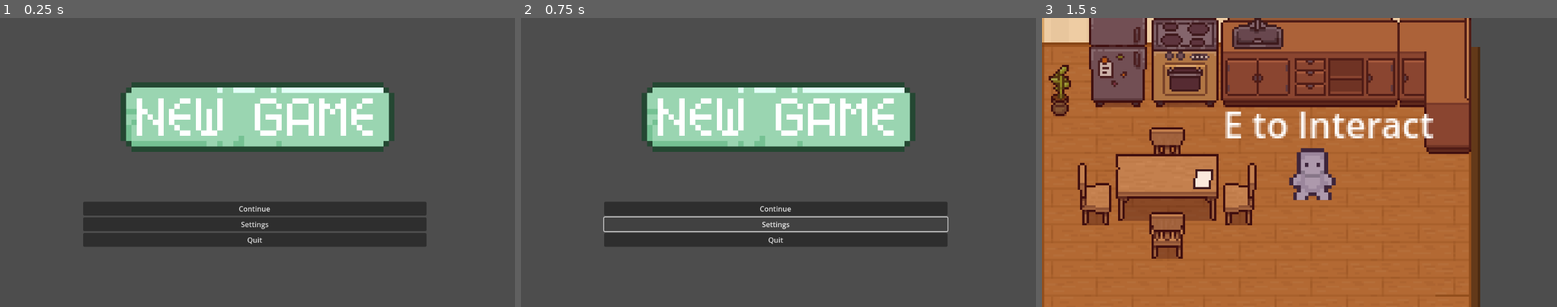
Above: before the commit, frames 1-3 (left to right).
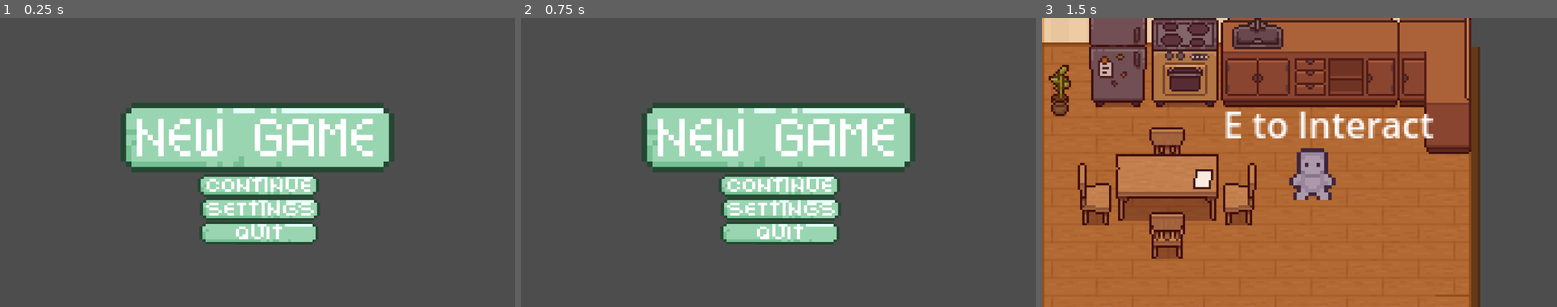
Above: after the commit, the same moments.

Repository: dddddakari/purgency
Game: Godot game, scene res://menus/start_screen.tscn
Same seed, same stepped clock (60 frames per second), same inputs: the game is played once before the commit and once after it.
Inputs (mouse positions are in pixels of both pictures, inside the frame that each line leads up to; where the layout moved, square brackets give the same spot in the first picture):
- Up to frame 1 (0.25 s): no input
- Up to frame 2 (0.75 s): click (773, 223) at 0.5 s
- Up to frame 3 (1.5 s): click (1294, 133) [1294, 113] at 1.25 s

The runs differ from the first frame. In frame 1, 24% of the frame differs, in the area x 16-83%, y 22-80%; in frame 2, 22%; in frame 3, nothing differs.

Commit message:
Buttons!!

Diff:
--- a/purgency-/menus/start_screen.tscn
+++ b/purgency-/menus/start_screen.tscn
@@ -1,7 +1,10 @@
-[gd_scene load_steps=3 format=3 uid="uid://dd8tq5378pqb1"]
+[gd_scene load_steps=6 format=3 uid="uid://dd8tq5378pqb1"]
 
 [ext_resource type="Script" uid="uid://ct7w1r5k4orfn" path="res://menus/start_screen.gd" id="1_cdxmd"]
-[ext_resource type="Texture2D" uid="uid://d24ci1skwk6n2" path="res://assets/IMG_0537.PNG" id="2_lumme"]
+[ext_resource type="Texture2D" uid="uid://d24ci1skwk6n2" path="res://assets/button/IMG_0537.PNG" id="2_lumme"]
+[ext_resource type="Texture2D" uid="uid://bjo7su05273pd" path="res://assets/button/CONTINUE.PNG" id="3_l3mcm"]
+[ext_resource type="Texture2D" uid="uid://c6td31vir28kn" path="res://assets/button/SETTINGS.PNG" id="4_ybcfl"]
+[ext_resource type="Texture2D" uid="uid://becllrjxgayyp" path="res://assets/button/QUIT.PNG" id="5_j0xya"]
 
 [node name="StartScreen" type="Node2D"]
 scale = Vector2(0.5, 0.5)
@@ -25,23 +28,36 @@
 layout_mode = 2
 texture_normal = ExtResource("2_lumme")
 
-[node name="Continue" type="Button" parent="VBoxContainer/HBoxContainer/GridContainer"]
+[node name="continue" type="TextureButton" parent="VBoxContainer/HBoxContainer/GridContainer"]
 layout_mode = 2
-text = "Continue"
 
-[node name="Settings" type="Button" parent="VBoxContainer/HBoxContainer/GridContainer"]
+[node name="Continue" type="Sprite2D" parent="VBoxContainer/HBoxContainer/GridContainer/continue"]
+position = Vector2(392, 18)
+scale = Vector2(0.617898, 0.521307)
+texture = ExtResource("3_l3mcm")
+
+[node name="settings" type="TextureButton" parent="VBoxContainer/HBoxContainer/GridContainer"]
 layout_mode = 2
-text = "Settings"
 
-[node name="Quit" type="Button" parent="VBoxContainer/HBoxContainer/GridContainer"]
+[node name="Settings2" type="Sprite2D" parent="VBoxContainer/HBoxContainer/GridContainer/settings"]
+position = Vector2(392, 68)
+scale = Vector2(0.625, 0.528409)
+texture = ExtResource("4_ybcfl")
+
+[node name="quit" type="TextureButton" parent="VBoxContainer/HBoxContainer/GridContainer"]
 layout_mode = 2
-text = "Quit"
+
+[node name="Quit2" type="Sprite2D" parent="VBoxContainer/HBoxContainer/GridContainer/quit"]
+position = Vector2(389.625, 116)
+rotation = 0.00322127
+scale = Vector2(0.620384, 0.519886)
+texture = ExtResource("5_j0xya")
 
 [node name="Camera2D" type="Camera2D" parent="VBoxContainer"]
 position = Vector2(390, 300)
 zoom = Vector2(2, 2)
 
 [connection signal="pressed" from="VBoxContainer/HBoxContainer/GridContainer/New Game" to="." method="_on_new_game_pressed"]
-[connection signal="pressed" from="VBoxContainer/HBoxContainer/GridContainer/Continue" to="." method="_on_continue_pressed"]
-[connection signal="pressed" from="VBoxContainer/HBoxContainer/GridContainer/Settings" to="." method="_on_settings_pressed"]
-[connection signal="pressed" from="VBoxContainer/HBoxContainer/GridContainer/Quit" to="." method="_on_quit_pressed"]
+[connection signal="pressed" from="VBoxContainer/HBoxContainer/GridContainer/continue" to="." method="_on_continue_pressed"]
+[connection signal="pressed" from="VBoxContainer/HBoxContainer/GridContainer/settings" to="." method="_on_settings_pressed"]
+[connection signal="pressed" from="VBoxContainer/HBoxContainer/GridContainer/quit" to="." method="_on_quit_pressed"]
Binary file added: purgency-/assets/button/CONTINUE.PNG
Not shown, changed: purgency-/assets/button/CONTINUE.PNG.import
Renamed: purgency-/assets/IMG_0537.PNG -> purgency-/assets/button/IMG_0537.PNG
Not shown, added: purgency-/assets/button/IMG_0537.PNG.import
Binary file added: purgency-/assets/button/QUIT.PNG
Not shown, added: purgency-/assets/button/QUIT.PNG.import
Binary file added: purgency-/assets/button/SETTINGS.PNG
Not shown, added: purgency-/assets/button/SETTINGS.PNG.import
